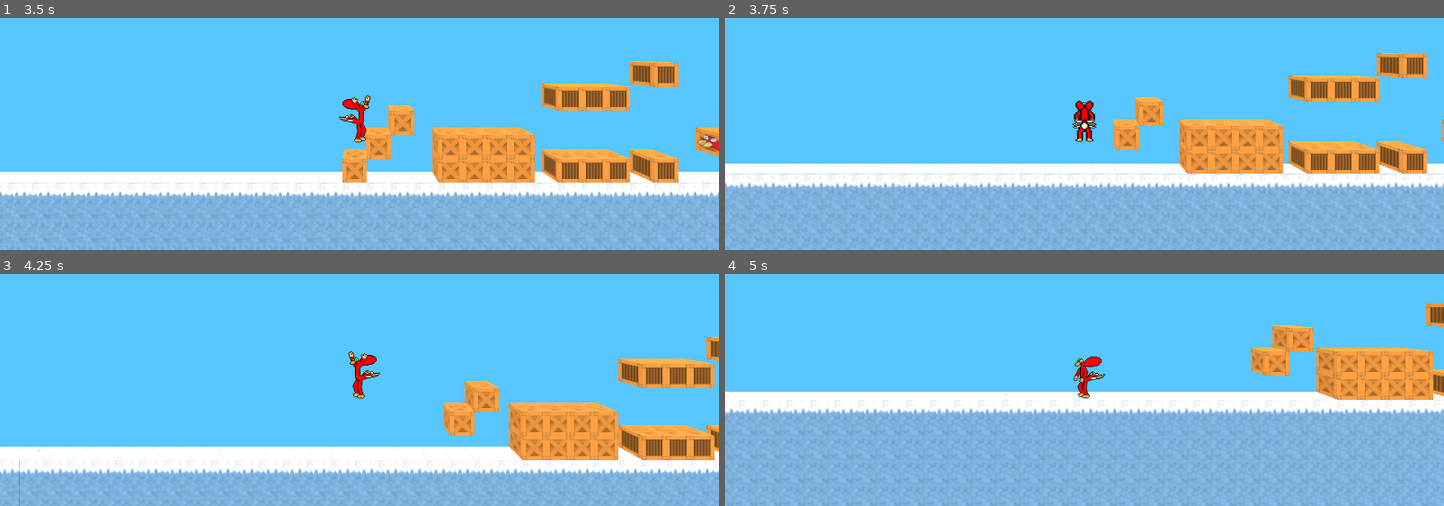
Above: before the commit, frames 1-4 (two rows, left to right).
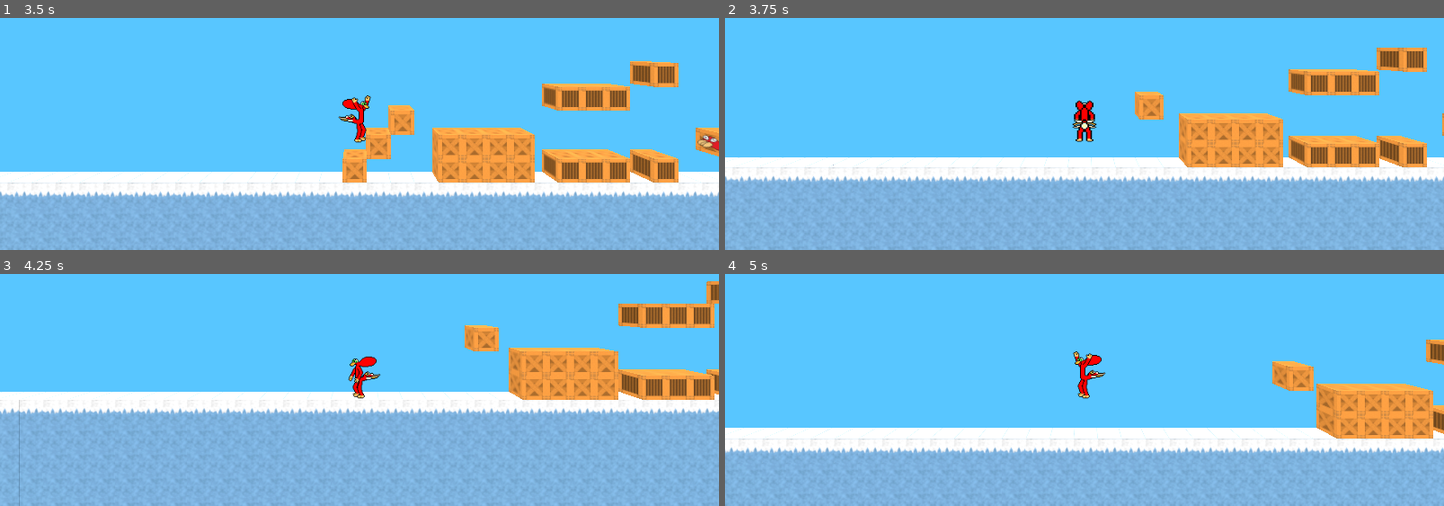
Above: after the commit, the same moments.

Repository: Bolgeg/godot_cajas
Game: Godot game, scene res://scenes/game.tscn
Same seed, same stepped clock (60 frames per second), same inputs: the game is played once before the commit and once after it.
Inputs:
- Up to frame 1 (3.5 s): hold D (move_right) 0.53-1.28 s; tap J (spin) every 0.75 s from 0.6 to 2.85 s; tap K (jump) at 0.77, 1.52, 3.02 s; hold A (move_left) 1.28-2.03 s; hold D (move_right) from 2.03 s (still down)
- Up to frame 2 (3.75 s): release D (move_right) at 3.53 s; hold A (move_left) from 3.53 s (still down); tap J (spin) at 3.6 s
- Up to frame 3 (4.25 s): keep holding A (move_left); tap K (jump) at 3.77 s
- Up to frame 4 (5 s): keep holding A (move_left); tap J (spin) at 4.35 s; tap K (jump) at 4.52 s

Frame 1 is identical in both runs. In frame 2, 12% of the frame differs, in the area x 0-100%, y 12-92%; in frame 3, 42%, in the area x 0-100%, y 3-100%; in frame 4, 31%.

Commit message:
Player spin effect on crates

Diff:
--- a/scenes/player.tscn
+++ b/scenes/player.tscn
@@ -1,10 +1,13 @@
-[gd_scene load_steps=4 format=3 uid="uid://debcxbiw2ijtj"]
+[gd_scene load_steps=5 format=3 uid="uid://debcxbiw2ijtj"]
 
 [ext_resource type="Texture2D" uid="uid://12p73ca08qh3" path="res://assets/imgs/bolgeg.png" id="1_3vyb7"]
 [ext_resource type="Script" uid="uid://c3wefpsvldd6b" path="res://scripts/player.gd" id="1_g2els"]
 
 [sub_resource type="BoxShape3D" id="BoxShape3D_g2els"]
 size = Vector3(0.6, 1.8, 0.8)
+
+[sub_resource type="BoxShape3D" id="BoxShape3D_qhqgy"]
+size = Vector3(1.8, 0.6, 0.8)
 
 [node name="Player" type="CharacterBody3D"]
 axis_lock_linear_z = true
@@ -29,6 +32,13 @@
 region_enabled = true
 region_rect = Rect2(0, 0, 64, 64)
 
+[node name="SpinArea" type="Area3D" parent="."]
+unique_name_in_owner = true
+
+[node name="CollisionShape3D" type="CollisionShape3D" parent="SpinArea"]
+transform = Transform3D(1, 0, 0, 0, 1, 0, 0, 0, 1, 0, 0.9, 0.5)
+shape = SubResource("BoxShape3D_qhqgy")
+
 [node name="SpinTimer" type="Timer" parent="."]
 unique_name_in_owner = true
 wait_time = 0.5
--- a/scripts/game.gd
+++ b/scripts/game.gd
@@ -30,6 +30,52 @@
 	level=$Level1
 	grid_map=level.get_child(0)
 
+func _physics_process(_delta: float) -> void:
+	for block_position in player.get_spin_overlapping_block_positions():
+		var block_type:=grid_map.get_cell_item(block_position)
+		if block_type!=GridMap.INVALID_CELL_ITEM and block_type<CRATE_TYPES.size():
+			var crate_type=CRATE_TYPES[block_type]
+			break_crate_spinning(block_position,crate_type,0)
+
+func break_crate_spinning(block_position:Vector3i,crate_type:String,_vertical_normal:int):
+	match crate_type:
+		"wood_crate":
+			break_crate(block_position)
+		"life_crate":
+			break_crate(block_position)
+		"mask_crate":
+			break_crate(block_position)
+		"checkpoint_crate":
+			break_crate(block_position)
+		"arrow_crate":
+			break_crate(block_position)
+		"bounce_crate":
+			break_crate(block_position)
+		"nitro_crate":
+			break_crate(block_position)
+		"tnt_crate":
+			break_crate(block_position)
+		"tnt_crate_3":
+			break_crate(block_position)
+		"tnt_crate_2":
+			break_crate(block_position)
+		"tnt_crate_1":
+			break_crate(block_position)
+		"metal_crate":
+			pass
+		"metal_checkpoint_crate":
+			pass
+		"metal_arrow_crate":
+			pass
+		"metal_activator_crate":
+			pass
+		"green_metal_crate":
+			pass
+		"green_metal_detonator_crate":
+			pass
+		"wireframe_crate":
+			pass
+
 func break_crate(block_position:Vector3i):
 	grid_map.set_cell_item(block_position,-1)
 
@@ -58,54 +104,57 @@
 	var block_type:=grid_map.get_cell_item(block_position)
 	if block_type!=GridMap.INVALID_CELL_ITEM and block_type<CRATE_TYPES.size():
 		var crate_type=CRATE_TYPES[block_type]
-		match crate_type:
-			"wood_crate":
-				if vertical_normal!=0:
-					break_crate_bounce(block_position,vertical_normal)
-			"life_crate":
-				if vertical_normal!=0:
-					break_crate_bounce(block_position,vertical_normal)
-			"mask_crate":
-				if vertical_normal!=0:
-					break_crate_bounce(block_position,vertical_normal)
-			"checkpoint_crate":
-				if vertical_normal!=0:
-					break_crate_bounce(block_position,vertical_normal)
-			"arrow_crate":
-				if vertical_normal!=0:
+		if player.spinning and vertical_normal!=0:
+			break_crate_spinning(block_position,crate_type,vertical_normal)
+		else:
+			match crate_type:
+				"wood_crate":
+					if vertical_normal!=0:
+						break_crate_bounce(block_position,vertical_normal)
+				"life_crate":
+					if vertical_normal!=0:
+						break_crate_bounce(block_position,vertical_normal)
+				"mask_crate":
+					if vertical_normal!=0:
+						break_crate_bounce(block_position,vertical_normal)
+				"checkpoint_crate":
+					if vertical_normal!=0:
+						break_crate_bounce(block_position,vertical_normal)
+				"arrow_crate":
+					if vertical_normal!=0:
+						if vertical_normal>0:
+							bounce_crate(block_position,"arrow_bounce")
+						else:
+							break_crate_bounce(block_position,vertical_normal)
+				"bounce_crate":
+					if vertical_normal!=0:
+						bounce_crate(block_position,"arrow_bounce" if vertical_normal>0 else "bounce_down")
+				"nitro_crate":
+					break_crate(block_position)
+				"tnt_crate":
+					if vertical_normal!=0:
+						bounce_crate(block_position,"crate_bounce" if vertical_normal>0 else "bounce_down")
+				"tnt_crate_3":
+					pass
+				"tnt_crate_2":
+					pass
+				"tnt_crate_1":
+					pass
+				"metal_crate":
+					pass
+				"metal_checkpoint_crate":
+					if vertical_normal!=0:
+						bounce_crate(block_position,"crate_bounce" if vertical_normal>0 else "bounce_down")
+				"metal_arrow_crate":
 					if vertical_normal>0:
 						bounce_crate(block_position,"arrow_bounce")
-					else:
-						break_crate_bounce(block_position,vertical_normal)
-			"bounce_crate":
-				if vertical_normal!=0:
-					bounce_crate(block_position,"arrow_bounce" if vertical_normal>0 else "bounce_down")
-			"nitro_crate":
-				break_crate(block_position)
-			"tnt_crate":
-				if vertical_normal!=0:
-					bounce_crate(block_position,"crate_bounce" if vertical_normal>0 else "bounce_down")
-			"tnt_crate_3":
-				pass
-			"tnt_crate_2":
-				pass
-			"tnt_crate_1":
-				pass
-			"metal_crate":
-				pass
-			"metal_checkpoint_crate":
-				if vertical_normal!=0:
-					bounce_crate(block_position,"crate_bounce" if vertical_normal>0 else "bounce_down")
-			"metal_arrow_crate":
-				if vertical_normal>0:
-					bounce_crate(block_position,"arrow_bounce")
-			"metal_activator_crate":
-				if vertical_normal!=0:
-					bounce_crate(block_position,"crate_bounce" if vertical_normal>0 else "bounce_down")
-			"green_metal_crate":
-				pass
-			"green_metal_detonator_crate":
-				if vertical_normal!=0:
-					bounce_crate(block_position,"crate_bounce" if vertical_normal>0 else "bounce_down")
-			"wireframe_crate":
-				pass
+				"metal_activator_crate":
+					if vertical_normal!=0:
+						bounce_crate(block_position,"crate_bounce" if vertical_normal>0 else "bounce_down")
+				"green_metal_crate":
+					pass
+				"green_metal_detonator_crate":
+					if vertical_normal!=0:
+						bounce_crate(block_position,"crate_bounce" if vertical_normal>0 else "bounce_down")
+				"wireframe_crate":
+					pass
--- a/scripts/player.gd
+++ b/scripts/player.gd
@@ -3,6 +3,7 @@
 signal collided_with_block(block_position:Vector3i,vertical_normal:int)
 
 @onready var sprite:=%Sprite3D
+@onready var spin_area:=%SpinArea
 @onready var spin_timer:=%SpinTimer
 @onready var spin_cooldown_timer:=%SpinCooldownTimer
 
@@ -89,6 +90,26 @@
 					vertical_normal=-1
 			collided_with_block.emit(block_position,vertical_normal)
 
+func get_spin_overlapping_block_positions()->Array:
+	if spinning:
+		return get_overlapping_block_positions(spin_area)
+	return []
+
+func get_overlapping_block_positions(area:Area3D)->Array:
+	var positions:=[]
+	for child in area.get_children():
+		if child is CollisionShape3D and child.shape is BoxShape3D:
+			var aabb:=AABB(child.global_position-child.shape.size/2-Vector3(1,1,1),child.shape.size+Vector3(1,1,1))
+			var minimum:=Vector3i(aabb.position.floor()+Vector3(1,1,1))
+			var maximum:=Vector3i(aabb.end.ceil())
+			for z in range(minimum.z,maximum.z):
+				for y in range(minimum.y,maximum.y):
+					for x in range(minimum.x,maximum.x):
+						var p:=Vector3i(x,y,z)
+						if not p in positions:
+							positions.append(p)
+	return positions
+
 func change_animation(new_animation:String):
 	if new_animation!=current_animation:
 		current_animation=new_animation
